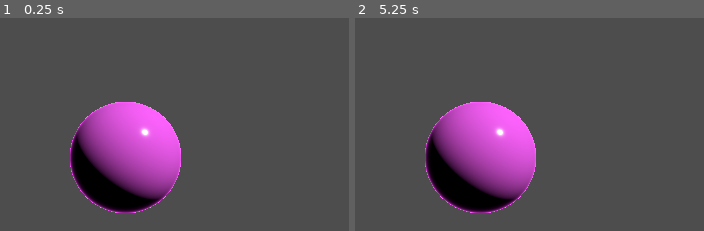
Above: before the commit, frames 1-2 (left to right).
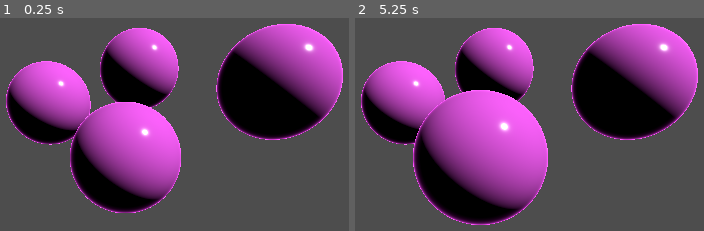
Above: after the commit, the same moments.

Repository: badorius/godot_zenva
Game: Godot game, scene res://Balloon Popper/BallonPopper.tscn
Same seed, same stepped clock (60 frames per second), same inputs: the game is played once before the commit and once after it.
Inputs (mouse positions are in pixels of both pictures, inside the frame that each line leads up to):
- Up to frame 1 (0.25 s): no input
- Up to frame 2 (5.25 s): tap Enter at 0.5, 2, 3.5 s; move the mouse to (655, 135) at 0.52 s; click (655, 135) at 0.67 s; tap Space at 1.25, 2.75, 4.25 s; move the mouse to (outside the picture) at 1.27 s; click (outside the picture) at 1.42 s; move the mouse to (560, 58) at 2.02 s; click (560, 58) at 2.17 s; move the mouse to (outside the picture) at 2.77 s; click (outside the picture) at 2.92 s; move the mouse to (outside the picture) at 3.52 s; click (outside the picture) at 3.67 s; move the mouse to (outside the picture) at 4.27 s; click (outside the picture) at 4.42 s; move the mouse to (519, 156) at 5.02 s; click (519, 156) at 5.17 s

The runs differ from the first frame. In frame 1, 29% of the frame differs, in the area x 1-99%, y 2-60%; in frame 2, 37%, in the area x 1-99%, y 2-98%.

Commit message:
ballon click pop

Diff:
--- /dev/null
+++ b/GodotMiniProjects/Balloon Popper/BallonManager.gd
@@ -0,0 +1,7 @@
+extends Node3D
+
+var score : int = 0
+
+func increase_score (amount):
+	score += amount
+	print(score)
--- a/GodotMiniProjects/Balloon Popper/BallonPopper.tscn
+++ b/GodotMiniProjects/Balloon Popper/BallonPopper.tscn
@@ -1,24 +1,21 @@
-[gd_scene load_steps=5 format=3 uid="uid://csg3r4bc0ukr"]
+[gd_scene load_steps=3 format=3 uid="uid://csg3r4bc0ukr"]
 
-[ext_resource type="Material" uid="uid://q2eowai41gei" path="res://Balloon Popper/Balloon.tres" id="1_0n6fi"]
-[ext_resource type="Script" path="res://Balloon Popper/Balloon.gd" id="1_1xwhh"]
-
-[sub_resource type="SphereMesh" id="SphereMesh_wf6cj"]
-
-[sub_resource type="SphereShape3D" id="SphereShape3D_qel14"]
-radius = 0.491393
+[ext_resource type="Script" path="res://Balloon Popper/BallonManager.gd" id="1_36ith"]
+[ext_resource type="PackedScene" uid="uid://df5t6jgmayy7h" path="res://Balloon.tscn" id="2_d86ew"]
 
 [node name="Main" type="Node3D"]
+script = ExtResource("1_36ith")
 
-[node name="Balloon" type="Area3D" parent="."]
-script = ExtResource("1_1xwhh")
+[node name="Balloon" parent="." instance=ExtResource("2_d86ew")]
 
-[node name="Model" type="MeshInstance3D" parent="Balloon"]
-material_override = ExtResource("1_0n6fi")
-mesh = SubResource("SphereMesh_wf6cj")
+[node name="Balloon2" parent="." instance=ExtResource("2_d86ew")]
+transform = Transform3D(1, 0, 0, 0, 1, 0, 0, 0, 1, 1.34471, 0.659669, 0.0163198)
 
-[node name="CollisionShape3D" type="CollisionShape3D" parent="Balloon"]
-shape = SubResource("SphereShape3D_qel14")
+[node name="Balloon3" parent="." instance=ExtResource("2_d86ew")]
+transform = Transform3D(1, 0, 0, 0, 1, 0, 0, 0, 1, -0.931013, 0.659669, -0.93767)
+
+[node name="Balloon4" parent="." instance=ExtResource("2_d86ew")]
+transform = Transform3D(1, 0, 0, 0, 1, 0, 0, 0, 1, 0.171993, 1.11533, -1.08522)
 
 [node name="Camera3D" type="Camera3D" parent="."]
 transform = Transform3D(1, 0, 0, 0, 1, 0, 0, 0, 1, 0, 0, 2.66187)
@@ -26,5 +23,3 @@
 
 [node name="DirectionalLight3D" type="DirectionalLight3D" parent="."]
 transform = Transform3D(0.615015, -0.56396, 0.551095, 0, 0.698902, 0.715217, -0.788516, -0.439869, 0.429835, 0, 4.13204, 0)
-
-[connection signal="input_event" from="Balloon" to="Balloon" method="_on_input_event"]
--- a/GodotMiniProjects/Balloon Popper/Balloon.gd
+++ b/GodotMiniProjects/Balloon Popper/Balloon.gd
@@ -1,6 +1,6 @@
 extends Area3D
 
-var clicks_to_pop : int = 3
+var clicks_to_pop : int = 5
 var size_increase : float = 0.2
 var score_to_give : int = 1
 
@@ -8,4 +8,9 @@
 
 func _on_input_event(camera, event, position, normal, shape_idx):
 	if event is InputEventMouseButton and event.button_index == MOUSE_BUTTON_LEFT and event.pressed:
-		print("Increase the balloon")
+		scale += Vector3.ONE * size_increase
+		clicks_to_pop -= 1
+
+		if clicks_to_pop == 0:
+			get_node("/root/Main").increase_score(score_to_give)
+			queue_free()
--- /dev/null
+++ b/GodotMiniProjects/Balloon.tscn
@@ -0,0 +1,21 @@
+[gd_scene load_steps=5 format=3 uid="uid://df5t6jgmayy7h"]
+
+[ext_resource type="Script" path="res://Balloon Popper/Balloon.gd" id="1_8j0k1"]
+[ext_resource type="Material" uid="uid://q2eowai41gei" path="res://Balloon Popper/Balloon.tres" id="2_sliay"]
+
+[sub_resource type="SphereMesh" id="SphereMesh_wf6cj"]
+
+[sub_resource type="SphereShape3D" id="SphereShape3D_qel14"]
+radius = 0.491393
+
+[node name="Balloon" type="Area3D"]
+script = ExtResource("1_8j0k1")
+
+[node name="Model" type="MeshInstance3D" parent="."]
+material_override = ExtResource("2_sliay")
+mesh = SubResource("SphereMesh_wf6cj")
+
+[node name="CollisionShape3D" type="CollisionShape3D" parent="."]
+shape = SubResource("SphereShape3D_qel14")
+
+[connection signal="input_event" from="." to="." method="_on_input_event"]
